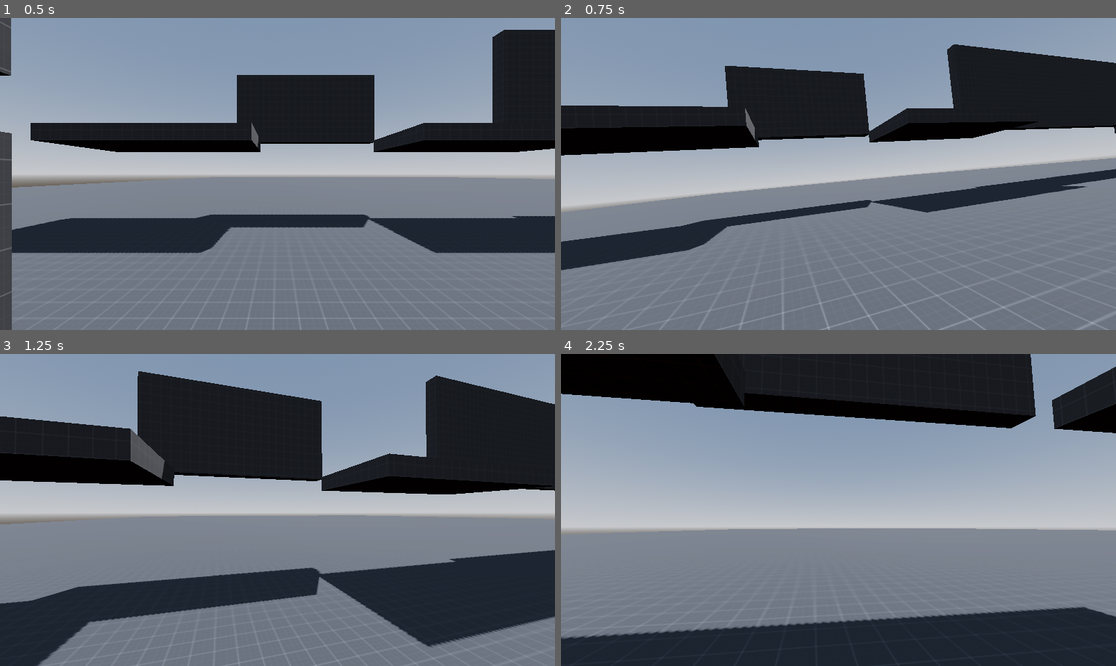
Above: before the commit, frames 1-4 (two rows, left to right).
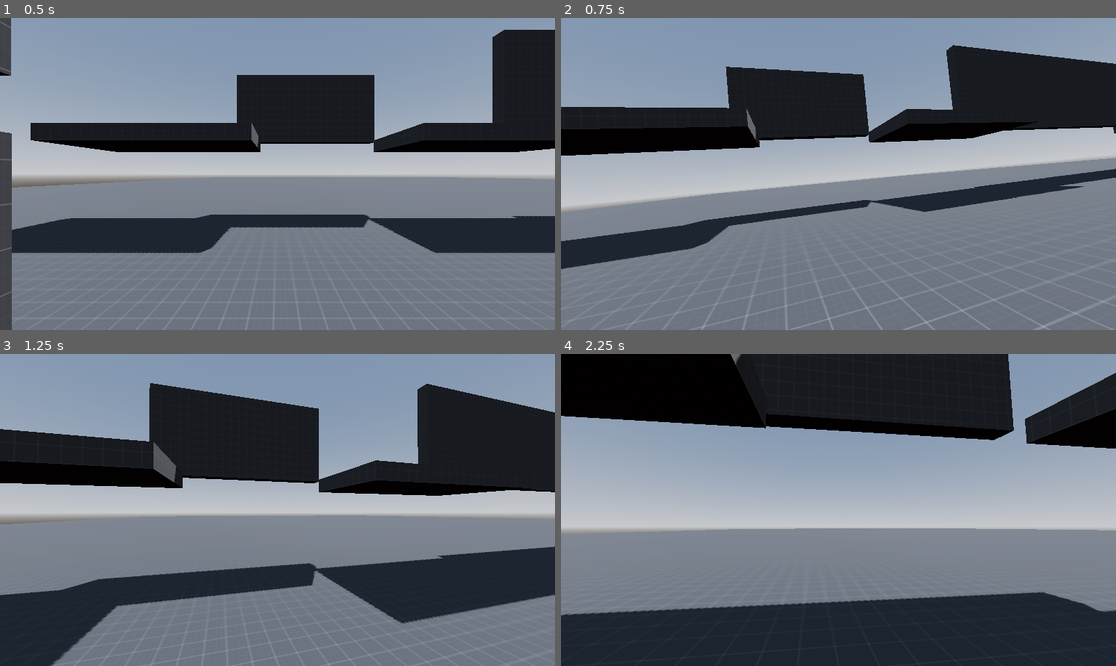
Above: after the commit, the same moments.

Repository: LDNSL/game123
Game: Godot game, scene res://bbbruh/Level1st.tscn
Two runs of this game, one before a commit and one after it. Both use one fixed random seed, a clock stepped at 60 frames per second and the inputs below. The project has no main scene, so this scene is started directly.
Inputs (mouse positions are in pixels of both pictures, inside the frame that each line leads up to):
- Up to frame 1 (0.5 s): no input
- Up to frame 2 (0.75 s): tap Enter (ui_accept) at 0.5 s; move the mouse to (866, 174) at 0.52 s; hold W (move_forward) from 0.53 s (still down); hold Ctrl (crouch) from 0.53 s (still down)
- Up to frame 3 (1.25 s): keep holding W (move_forward); keep holding Ctrl (crouch); tap Space (jump) at 0.77, 1.07 s; tap Middle mouse button (dash) at 0.8 s
- Up to frame 4 (2.25 s): keep holding W (move_forward); move the mouse to (810, 510) at 1.27 s; release Ctrl (crouch) at 1.28 s; tap Middle mouse button (dash) at 1.35 s; tap Space (jump) at 1.52, 1.82 s; tap Shift (sprint) at 1.55 s; move the mouse to (849, 503) at 2.02 s; hold Shift (sprint) from 2.03 s (still down)

Frame 1 is identical in both runs. In frame 2, 1.8% of the frame differs, in the area x 0-100%, y 8-100%; in frame 3, 12%; in frame 4, 15%, in the area x 0-100%, y 0-100%.

Commit message:
added in speed caps

Diff:
--- a/bbbruh/rework_moevement.gd
+++ b/bbbruh/rework_moevement.gd
@@ -146,16 +146,17 @@
 		crouching_collision.disabled = true
 		head.position.y = lerp(head.position.y,0.0,delta*lerp_speed)
 		#sprint
-		if Input.is_action_pressed("sprint") and is_on_floor():
-			SPEED =  lerp(SPEED,sprint_speed,delta*lerp_speed)
-			walking = false
-			sprinting = true
-			crouching = false
-		elif Input.is_action_just_released("sprint") or is_on_floor():
-			SPEED =  lerp(SPEED,walk_speed,delta*lerp_speed)
-			walking = true
-			sprinting = false
-			crouching = false
+		if sliding == false:
+			if Input.is_action_pressed("sprint") and is_on_floor():
+				SPEED =  lerp(SPEED,sprint_speed,delta*lerp_speed)
+				walking = false
+				sprinting = true
+				crouching = false
+			elif Input.is_action_just_released("sprint") or is_on_floor():
+				SPEED =  lerp(SPEED,walk_speed,delta*lerp_speed)
+				walking = true
+				sprinting = false
+				crouching = false
 	# handles dash
 	if Input.is_action_pressed("dash") and dash_cooldown <= 0:
 		dashing = true
@@ -221,6 +222,7 @@
 	if !crouching_raycast.is_colliding() == true:
 		if Input.is_action_just_pressed("jump"):
 			sliding = false
+			dashing = false
 			if is_on_floor():
 				velocity.y = JUMP_VELOCITY
 				camera_cnimations.play("jumping_animation")
@@ -262,6 +264,15 @@
 			camera_cnimations.play("rolling_animation")
 		elif last_velocity.y < -2.0:
 			camera_cnimations.play("landing_animation")
+	if is_on_floor() == true:
+		if SPEED >= 35: # max speed of player
+			SPEED = 35.0
+	if sliding == true:
+		if SPEED >= 25: # max speed of player
+			SPEED = 25.0
+	else:
+		if SPEED >= 25: # max air speed of player
+			SPEED = 25.0
 	# Get the input direction and handle the movement/deceleration.
 	if is_on_floor():
 		direction = lerp(direction,(transform.basis * Vector3(input_dir.x,0.0, input_dir.y)).normalized(),delta*lerp_speed)
@@ -297,7 +308,8 @@
 		velocity.x = direction.x * SPEED
 		velocity.z = direction.z * SPEED
 	else:
-		velocity.x = move_toward(velocity.x, 0, SPEED)
-		velocity.z = move_toward(velocity.z, 0, SPEED)
+		if dashing == false:
+			velocity.x = move_toward(velocity.x, 0, SPEED)
+			velocity.z = move_toward(velocity.z, 0, SPEED)
 	last_velocity = velocity
 	move_and_slide()
